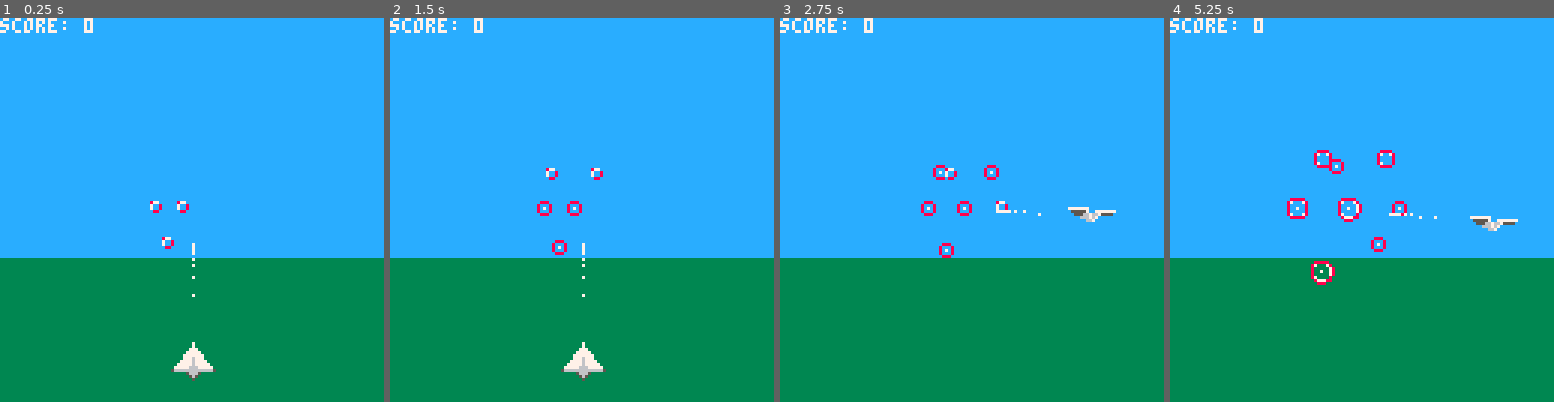
Above: before the commit, frames 1-4 (left to right).
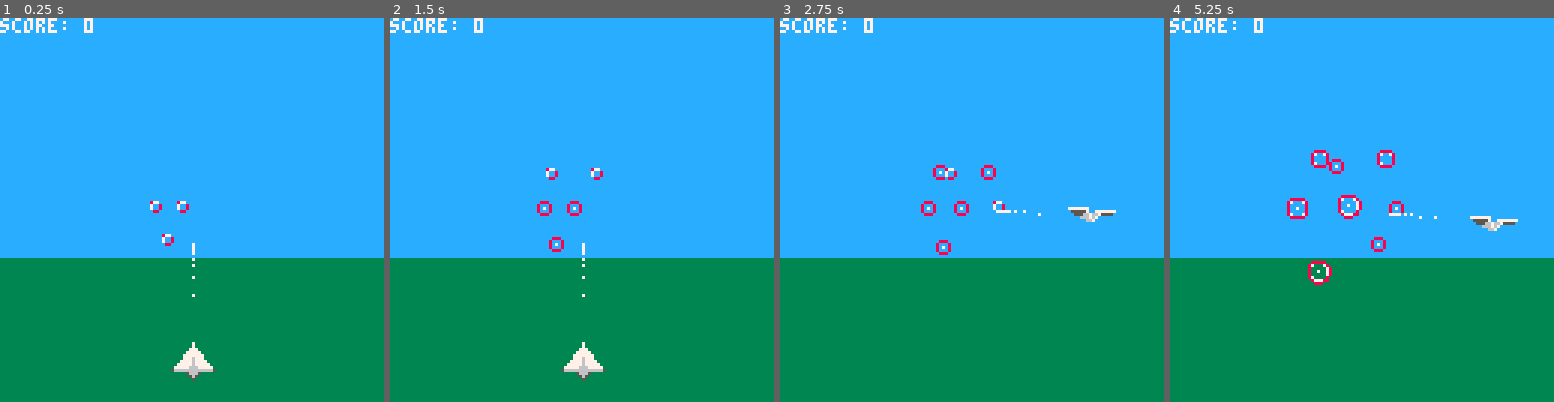
Above: after the commit, the same moments.

Repository: scottnm/avipaper.p8
Game: PICO-8 cartridge avipaper.p8
Two runs of this game, one before a commit and one after it. Both use one fixed random seed, a clock stepped at 60 frames per second and the inputs below.
Inputs:
- Up to frame 1 (0.25 s): no input
- Up to frame 2 (1.5 s): tap X (X key) at 0.33, 1.07 s; tap O (Z key) at 0.7 s
- Up to frame 3 (2.75 s): hold Right 1.6-2.1 s; tap O (Z key) at 1.7, 2.1, 2.5 s; tap X (X key) at 1.85 s; hold Up 2.15-2.42 s; hold Right from 2.47 s (still down)
- Up to frame 4 (5.25 s): tap O (Z key) every 0.4 s from 2.9 to 4.9 s; tap X (X key) at 2.97, 4.08, 5.2 s; release Right at 3.03 s; hold Left 3.08-3.58 s; hold Down 3.63-3.97 s; hold Right 4.02-4.68 s; hold Up 4.73-5.03 s; hold Left from 5.08 s (still down)

The runs differ from the first frame. In frame 1, less than 0.1% of the frame differs, in the area x 42-46%, y 56-61%; in frame 2, 0.1%; in frame 3, 0.4%; in frame 4, 0.7%, in the area x 35-62%, y 34-70%.

Commit message:
tweak how targets are drawn and the collision parameters to make hitting targets simpler

Diff:
--- a/main.lua
+++ b/main.lua
@@ -418,11 +418,11 @@
         local next_target = targets[next_target_index]
         if next_target.pos.z == plane_pos.z then
             local target_plane_distance = get_2d_distance(plane_pos, next_target.pos)
-            if target_plane_distance <= 1 then
+            if target_plane_distance <= 4 then
                 sfx(1)
                 g_score += 100
                 deli(targets, next_target_index)
-            elseif target_plane_distance <= 4 then
+            elseif target_plane_distance <= 8 then
                 sfx(2)
                 g_score += 10
                 deli(targets, next_target_index)
@@ -480,15 +480,16 @@
     local perspective_scale = calculate_perspective_scale(target.pos.z, 0, c_eye_z)
     -- fudge the numbers here for a better perspective view. True perspective view makes the dots appear too close to the center of the screen when they start
     -- the target's position is at its center but we need its topleft coordinate to do the sprite draw
-    local target_topleft_corner_pos = {
-        x = target.pos.x - (target.size.width / 2),
-        y = target.pos.y - (target.size.height / 2) }
-    local perspective_pos = apply_perspective_scale_to_screen_pos(target_topleft_corner_pos, perspective_scale, c_perspective_pos_weight)
-
+    local perspective_pos = apply_perspective_scale_to_screen_pos(target.pos, perspective_scale, c_perspective_pos_weight)
     local scaled_target_size = {
         width = apply_weighted_scale(target.size.width, perspective_scale, c_perspective_size_weight),
         height = apply_weighted_scale(target.size.height, perspective_scale, c_perspective_size_weight),
     }
+
+    local target_topleft_corner_pos = {
+        x = perspective_pos.x - (scaled_target_size.width / 2),
+        y = perspective_pos.y - (scaled_target_size.height / 2) }
+
 
     -- draw the target sprite
     sspr(
@@ -496,8 +497,8 @@
         g_target_spritesheet_sprite_pos.y, -- sy
         target.size.width,                 -- sw
         target.size.height,                -- sh
-        perspective_pos.x,                 -- dx
-        perspective_pos.y,                 -- dy
+        target_topleft_corner_pos.x,       -- dx
+        target_topleft_corner_pos.y,       -- dy
         scaled_target_size.width,          -- dw
         scaled_target_size.height)         -- dh
 end
